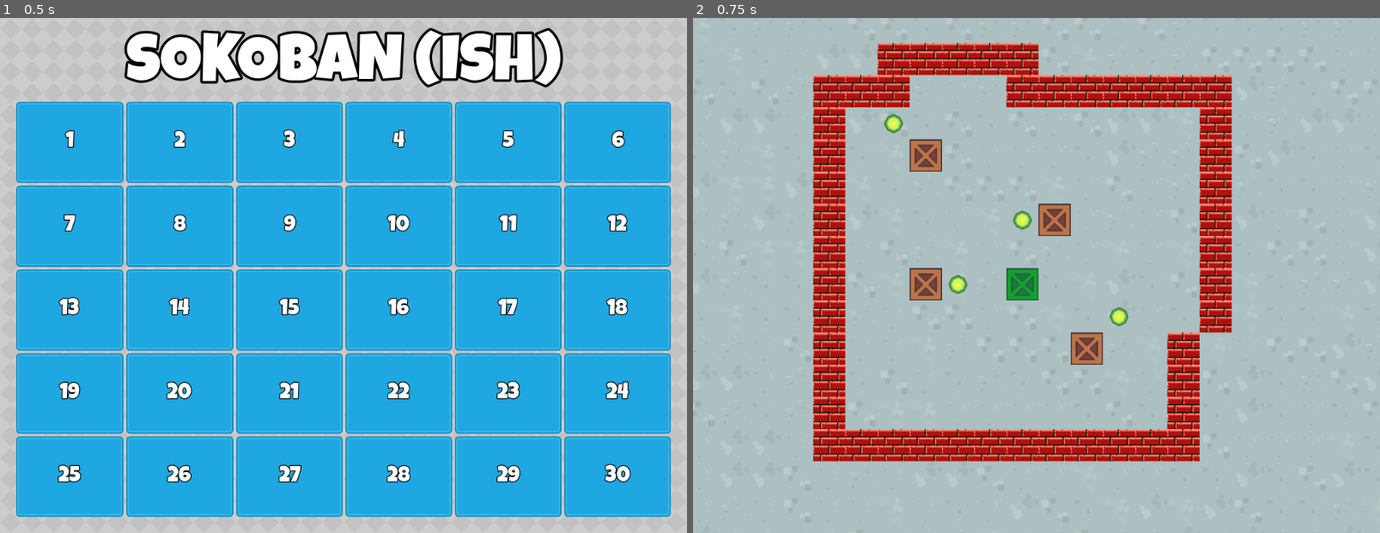
Above: before the commit, frames 1-2 (left to right).
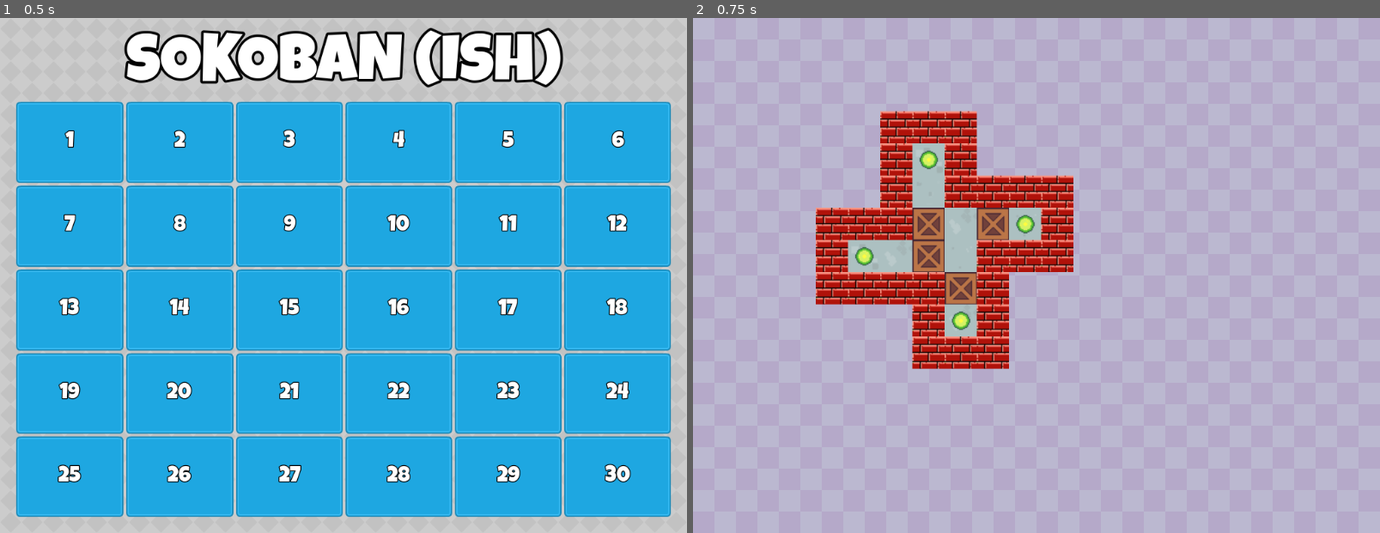
Above: after the commit, the same moments.

Repository: LHO-Developments/Godot-Projects
Game: Godot game, scene res://Scenes/Main/main.tscn
Same seed, same stepped clock (60 frames per second), same inputs: the game is played once before the commit and once after it.
Inputs (mouse positions are in pixels of both pictures, inside the frame that each line leads up to):
- Up to frame 1 (0.5 s): no input
- Up to frame 2 (0.75 s): tap Enter at 0.5 s; move the mouse to (761, 141) at 0.52 s; press the mouse at (761, 141) at 0.53 s

Frame 1 is identical in both runs. In frame 2, 27% of the frame differs, in the area x 0-100%, y 0-100%.

Commit message:
Setup spawning level

Diff:
--- a/Sokoban/sokoban/Scenes/Level/Level.tscn
+++ b/Sokoban/sokoban/Scenes/Level/Level.tscn
@@ -38,5 +38,5 @@
 tile_set = ExtResource("3_4dwx7")
 
 [node name="Camera2D" type="Camera2D" parent="." unique_id=1155940234]
-position = Vector2(542, 359)
+position = Vector2(347, 259)
 zoom = Vector2(1.5, 1.5)
--- a/Sokoban/sokoban/Scenes/Level/level.gd
+++ b/Sokoban/sokoban/Scenes/Level/level.gd
@@ -1,5 +1,15 @@
 extends Node2D
 
+const SOURCE_ID: int = 0;
+
+@onready var tile_layers: Node2D = $TileLayers;
+@onready var floor_tiles: TileMapLayer = $TileLayers/Floor;
+@onready var walls_tiles: TileMapLayer = $TileLayers/Walls;
+@onready var targets_tiles: TileMapLayer = $TileLayers/Targets;
+@onready var boxes_tiles: TileMapLayer = $TileLayers/Boxes;
+
+
+var _tile_size: int = 0;
 
 func _unhandled_input(event: InputEvent) -> void:
 	if event.is_action_pressed("exit"):
@@ -7,9 +17,47 @@
 	if event.is_action_pressed("reload"):
 		get_tree().reload_current_scene();
 
-
-
-
 # Called when the node enters the scene tree for the first time.
 func _ready() -> void:
 	print("Level Loaded: ", GameManager.get_level_Selected());
+	_tile_size = floor_tiles.tile_set.tile_size.x;
+	setup_level();
+
+func get_atlas_cord(lt: TileLayers.LayerType) -> Vector2i:
+	match lt:
+		TileLayers.LayerType.Walls:
+			return Vector2i(2,0);
+		TileLayers.LayerType.Floor:
+			return Vector2i(randi_range(3,8),0);
+		TileLayers.LayerType.Targets:
+			return Vector2i(9,0);
+		TileLayers.LayerType.TargetBoxes:
+			return Vector2i(0,0);
+		TileLayers.LayerType.Boxes:
+			return Vector2i(1,0);
+		_:
+			return Vector2i.ZERO;
+
+func add_tile(lt: TileLayers.LayerType, tc: Vector2i, map: TileMapLayer) -> void:
+	var atlas_coord: Vector2i = get_atlas_cord(lt);
+	map.set_cell(tc, SOURCE_ID, atlas_coord);
+
+func setup_layer(lt: TileLayers.LayerType, map: TileMapLayer, ll: LevelLayout) -> void:
+	var tiles: Array[Vector2i] = ll.get_tiles_for_layer(lt);
+	for tc in tiles:
+		add_tile(lt,tc,map);
+
+func  clear_tiles() -> void:
+	for tl in tile_layers.get_children():
+		tl.clear();
+
+func setup_level() -> void:
+	var level_number: String = GameManager.get_level_Selected();
+	var level_layout: LevelLayout = LevelData.get_level_data(level_number);
+	clear_tiles();
+
+	setup_layer(TileLayers.LayerType.Floor, floor_tiles, level_layout);
+	setup_layer(TileLayers.LayerType.Walls, walls_tiles, level_layout);
+	setup_layer(TileLayers.LayerType.Targets, targets_tiles, level_layout);
+	setup_layer(TileLayers.LayerType.Boxes, boxes_tiles, level_layout);
+	setup_layer(TileLayers.LayerType.TargetBoxes, boxes_tiles, level_layout);
